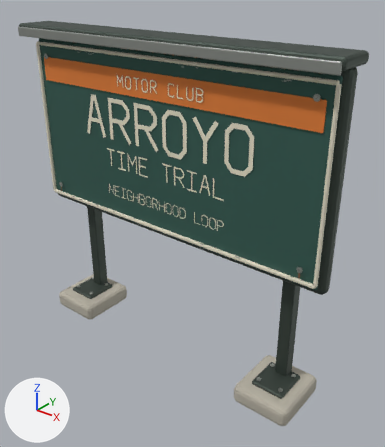
Two versions of the Blender file assets/source/activity-board.blend, one commit apart.
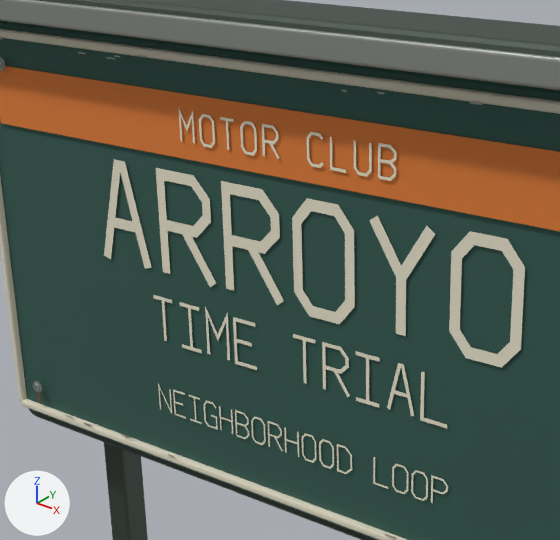
There are two pictures of each version: one whole from a 50 mm lens placed at (2.54, -2.9, 3.06), pointed at (0.16, 0.07, 1.22), one close up on the part from 12% to 70% of the width and 7% to 55% of the height. Every picture has the same lights, and +X, +Y and +Z are marked at lower left. The last two pictures show the newer version.

Names of what the first close-up shows: 'Cream edge return', 'Cream edge return.002', 'Cream edge return.003', 'Enamel face panel', 'Folded aluminum sign back', 'Galvanized square support', 'Orange club stripe', 'Original lettering — ARROYO', 'Original lettering — NEIGHBORHOOD LOOP', 'Original lettering — TIME TRIAL', 'Weather cap', 'Weather cap drip edge' and 3 more.
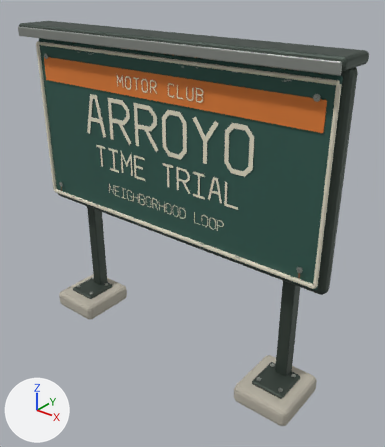
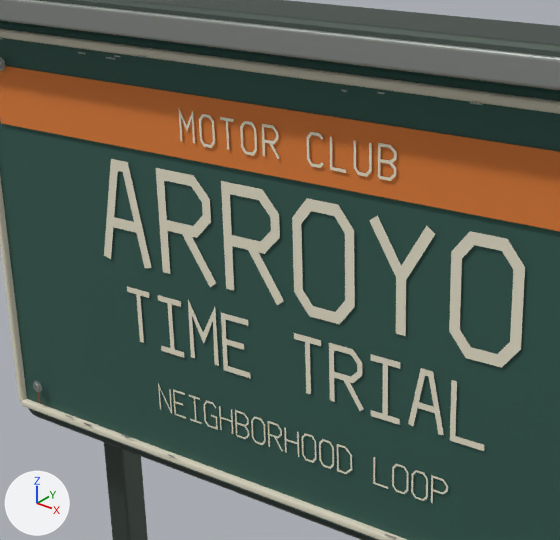
Boxes (x1, y1, x2, y2) around the edits, measured in the close-ups (560 x 540 px; the box of a moved part takes in the faces that stretch with it):
'Original lettering — TIME TRIAL', reshaped (21% wider, 24% taller): before (153, 295, 447, 428); after (127, 286, 484, 451)
part 1 of me_original_lettering___arroyo, moved or reshaped: before (104, 159, 152, 269); after (104, 159, 152, 268)
part 2 of me_original_lettering___time_trial, moved or reshaped: before (293, 334, 447, 428); after (294, 333, 484, 451)
part 3 of me_original_lettering___time_trial, moved or reshaped: before (153, 295, 257, 370); after (127, 286, 251, 379)

What the commit changed:
me_original_lettering___arroyo has 90 vertices, 37 faces and spans x -0.8..0.8, y -0.1, z 1.8..2.15.
me_original_lettering___arroyo is used by ob_original_lettering___arroyo; location (0.0, 0.0, 0.0).
Part 1, on me_original_lettering___arroyo:
Vertex 2 of me_original_lettering___arroyo moves from (-0.69, -0.1, 2.11) at pixel (120, 171) to (-0.7, -0.1, 2.11) at pixel (117, 170).
Vertex 3 of me_original_lettering___arroyo moves from (-0.72, -0.1, 2.15) at pixel (113, 159) to (-0.73, -0.1, 2.15) at pixel (110, 158).
Vertex 4 of me_original_lettering___arroyo moves from (-0.69, -0.1, 2.11) at pixel (120, 171) to (-0.68, -0.1, 2.11) at pixel (122, 171).
Vertex 5 of me_original_lettering___arroyo moves from (-0.66, -0.1, 2.15) at pixel (124, 161) to (-0.65, -0.1, 2.15) at pixel (127, 162).
Vertex 8 of me_original_lettering___arroyo moves from (-0.74, -0.1, 1.93) at pixel (114, 227) to (-0.75, -0.1, 1.93) at pixel (111, 226).
Vertex 9 of me_original_lettering___arroyo moves from (-0.74, -0.1, 1.96) at pixel (113, 217) to (-0.75, -0.1, 1.96) at pixel (110, 216).
Vertex 10 of me_original_lettering___arroyo moves from (-0.64, -0.1, 1.93) at pixel (135, 232) to (-0.62, -0.1, 1.93) at pixel (138, 233).
Vertex 11 of me_original_lettering___arroyo moves from (-0.64, -0.1, 1.96) at pixel (134, 222) to (-0.62, -0.1, 1.96) at pixel (138, 222).
me_original_lettering___time_trial is used by ob_original_lettering___time_trial; location (0.0, 0.0, 0.0).
me_original_lettering___time_trial had 98 vertices, 31 faces and spanned x -0.579..0.579, y -0.104, z 1.584..1.746.
me_original_lettering___time_trial now has 98 vertices, 31 faces and spans x -0.703..0.703, y -0.104, z 1.551..1.756.
me_original_lettering___time_trial part 2: 56 of 98 vertices moved; they spanned x 0.016..0.579, y -0.104, z 1.584..1.736 and now span x 0.02..0.703, y -0.104, z 1.551..1.739; mean shift (0.059, 0.0, -0.014); largest move (0.579, -0.104, 1.584) -> (0.703, -0.104, 1.551).
me_original_lettering___time_trial part 3: 42 of 98 vertices moved; they spanned x -0.579..-0.135, y -0.104, z 1.584..1.746 and now span x -0.703..-0.164, y -0.104, z 1.551..1.756; mean shift (-0.074, 0.0, -0.014); largest move (-0.579, -0.104, 1.724) -> (-0.703, -0.104, 1.721).
